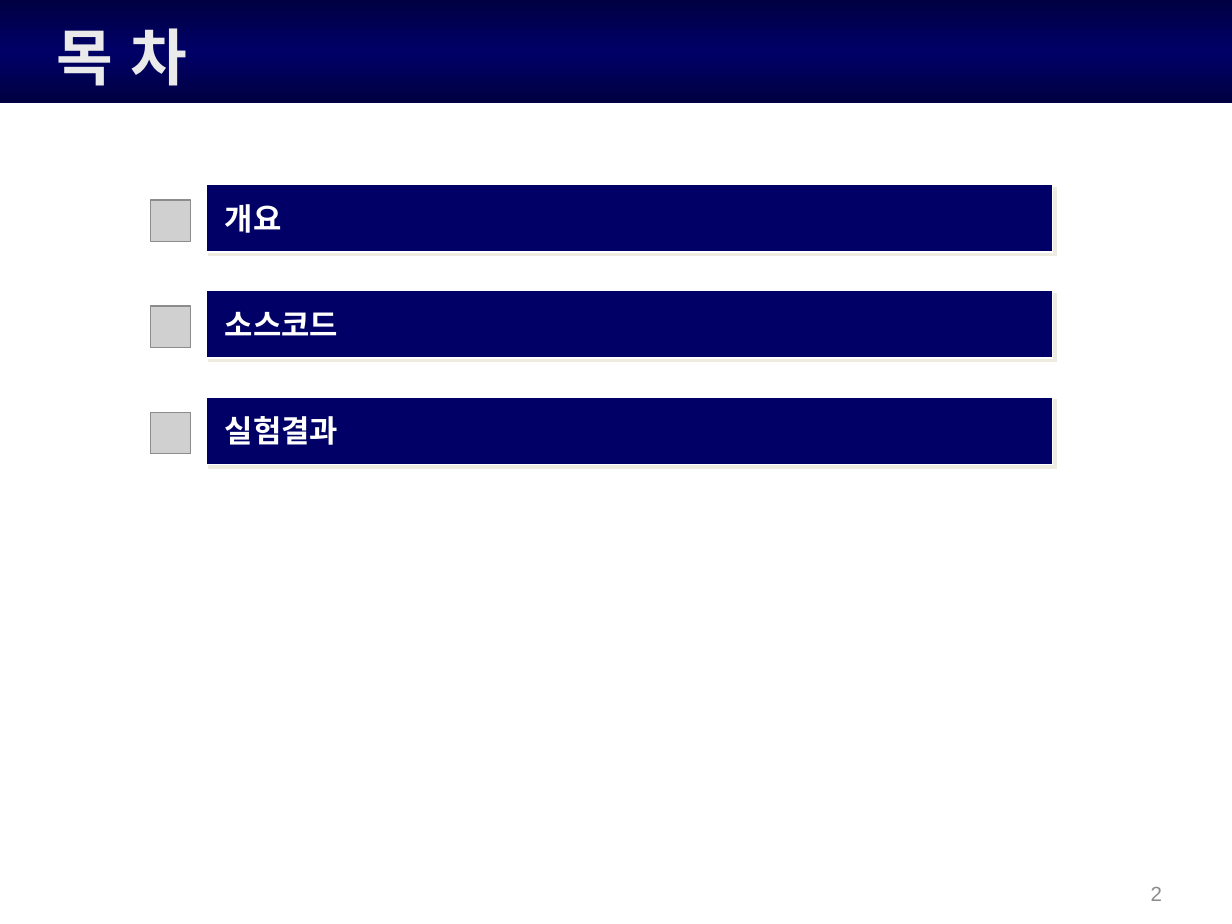
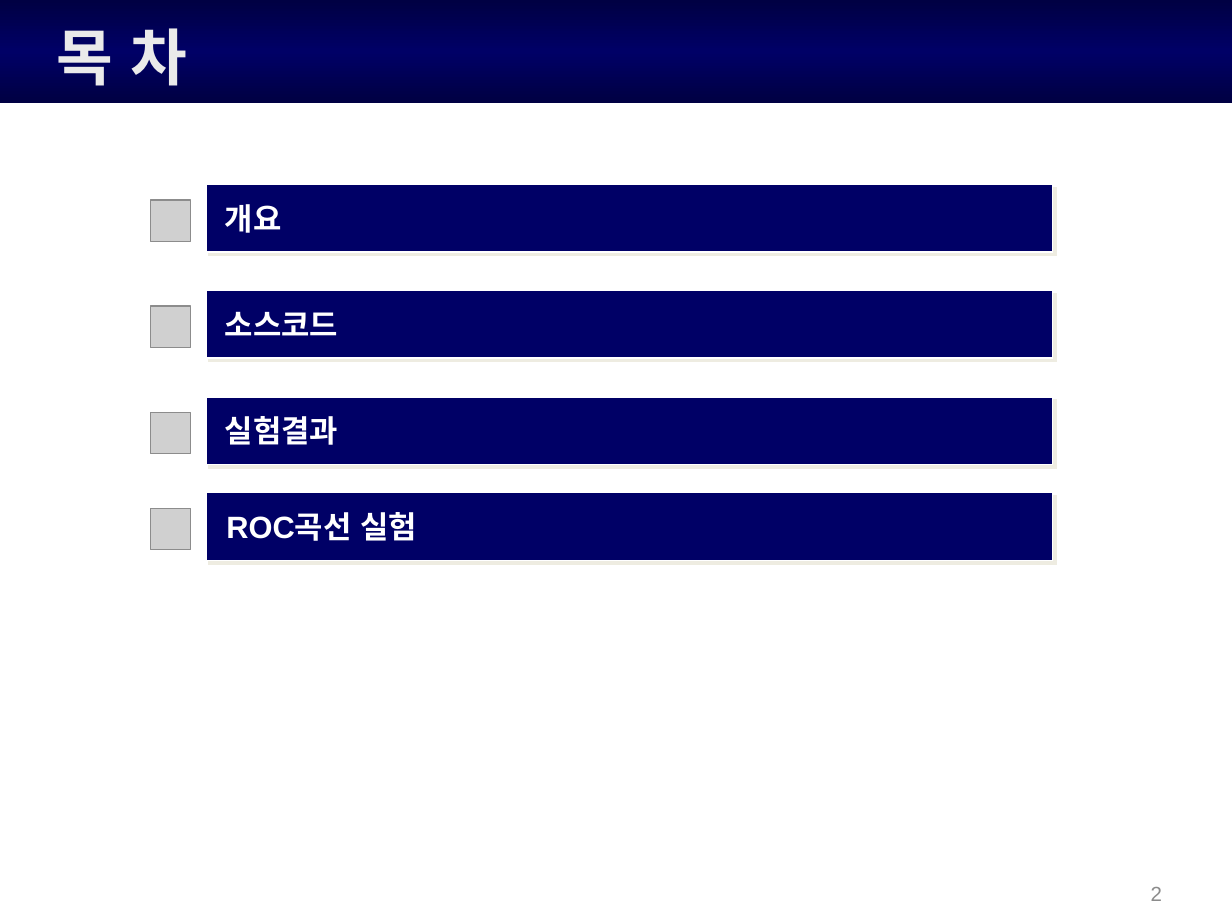
Before and after one commit to KiHyeon-Hong/EOG_filtering_model_report, a slide deck: slide 2 of 안전도 필터링 모델 정확도 실험.pptx. Drawn at 1232x924 pixels with LibreOffice and Linux fonts; fonts in the diff are those of the drawing; grey boxes stand for pictures; background and template pictures are left out. Boxes give left, top, right and bottom in pixels: in the first picture for what was removed or moved away, otherwise in the second. Text is boxed around its words. In the diff, an @@ line names an element or a change of style, - is before the commit and + after.

```diff
--- a/안전도 필터링 모델 정확도 실험.pptx
+++ b/안전도 필터링 모델 정확도 실험.pptx
@@ picture added at (x1=150, y1=509, x2=191, y2=551) @@
@@ rectangle added at (x1=206, y1=493, x2=1052, y2=561), fill #000066, outline #FFFFFF 1 pt, 18 pt, text #FFFFFF, bold @@
+ROC곡선 실험
```
Also in this commit, not shown: 6 slides added, 1 other file.
